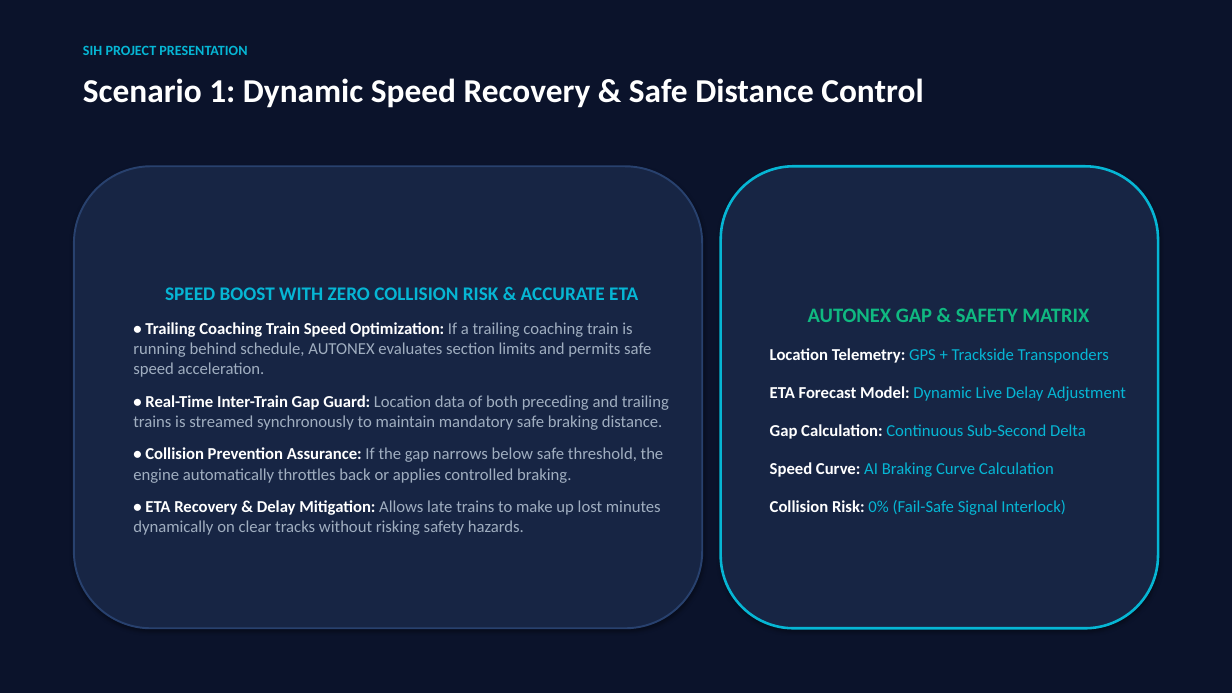
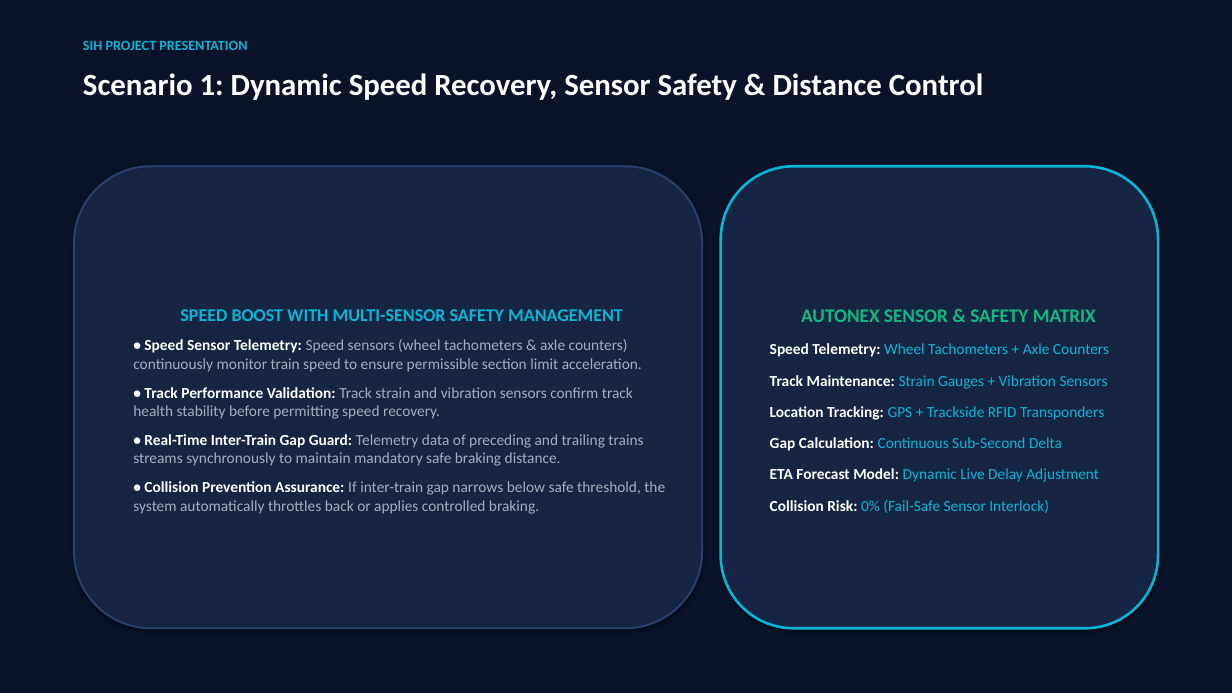
Before and after one commit to padam421/AutoNex, a slide deck: slide 3 of presentation/AUTONEX_SIH.pptx. Drawn at 1232x693 pixels with LibreOffice and Linux fonts; fonts in the diff are those of the drawing. Boxes give left, top, right and bottom in pixels: in the first picture for what was removed or moved away, otherwise in the second. Text is boxed around its words. In the diff, an @@ line names an element or a change of style, - is before the commit and + after.

```diff
--- a/presentation/AUTONEX_SIH.pptx
+++ b/presentation/AUTONEX_SIH.pptx
@@ text "SIH PROJECT PRESENTATION": place and size @@
-text "SIH PROJECT PRESENTATION" at bbox=[83, 46, 247, 55]
+text "SIH PROJECT PRESENTATION" at bbox=[83, 41, 247, 50]
@@ text at bbox=[83, 73, 983, 100]: text changed; size 26 to 24 pt @@
-Scenario 1: Dynamic Speed Recovery & Safe Distance Control
+Scenario 1: Dynamic Speed Recovery, Sensor Safety & Distance Control
@@ text in rounded rectangle at bbox=[133, 309, 665, 514]: text changed; size 13 to 12 pt @@
-SPEED BOOST WITH ZERO COLLISION RISK & ACCURATE ETA
-• Trailing Coaching Train Speed Optimization: If a trailing coaching train is running behind schedule, AUTONEX evaluates section limits and permits safe speed acceleration.
-• Real-Time Inter-Train Gap Guard: Location data of both preceding and trailing trains is streamed synchronously to maintain mandatory safe braking distance.
-• Collision Prevention Assurance: If the gap narrows below safe threshold, the engine automatically throttles back or applies controlled braking.
-• ETA Recovery & Delay Mitigation: Allows late trains to make up lost minutes dynamically on clear tracks without risking safety hazards.
+SPEED BOOST WITH MULTI-SENSOR SAFETY MANAGEMENT
+• Speed Sensor Telemetry: Speed sensors (wheel tachometers & axle counters) continuously monitor train speed to ensure permissible section limit acceleration.
+• Track Performance Validation: Track strain and vibration sensors confirm track health stability before permitting speed recovery.
+• Real-Time Inter-Train Gap Guard: Telemetry data of preceding and trailing trains streams synchronously to maintain mandatory safe braking distance.
+• Collision Prevention Assurance: If inter-train gap narrows below safe threshold, the system automatically throttles back or applies controlled braking.
@@ text in rounded rectangle at bbox=[770, 309, 1109, 451]: text changed; size 13 to 12 pt; bold off @@
-AUTONEX GAP & SAFETY MATRIX
-Location Telemetry: GPS + Trackside Transponders
+AUTONEX SENSOR & SAFETY MATRIX
+Speed Telemetry: Wheel Tachometers + Axle Counters
+Track Maintenance: Strain Gauges + Vibration Sensors
+Location Tracking: GPS + Trackside RFID Transponders
+Gap Calculation: Continuous Sub-Second Delta
@@ text in rounded rectangle at bbox=[770, 468, 1099, 482]: size 13 to 12 pt in "ETA Forecast Model: Dynamic Live Delay Adjustment"; less space between paragraphs @@
@@ text in rounded rectangle at bbox=[770, 500, 1049, 513]: text changed; size 13 to 12 pt @@
-Gap Calculation: Continuous Sub-Second Delta
-Speed Curve: AI Braking Curve Calculation
-Collision Risk: 0% (Fail-Safe Signal Interlock)
+Collision Risk: 0% (Fail-Safe Sensor Interlock)
```
Also in this commit, not shown: 3 other slides changed, 1 slide added, 1 slide removed, 10 other files.
